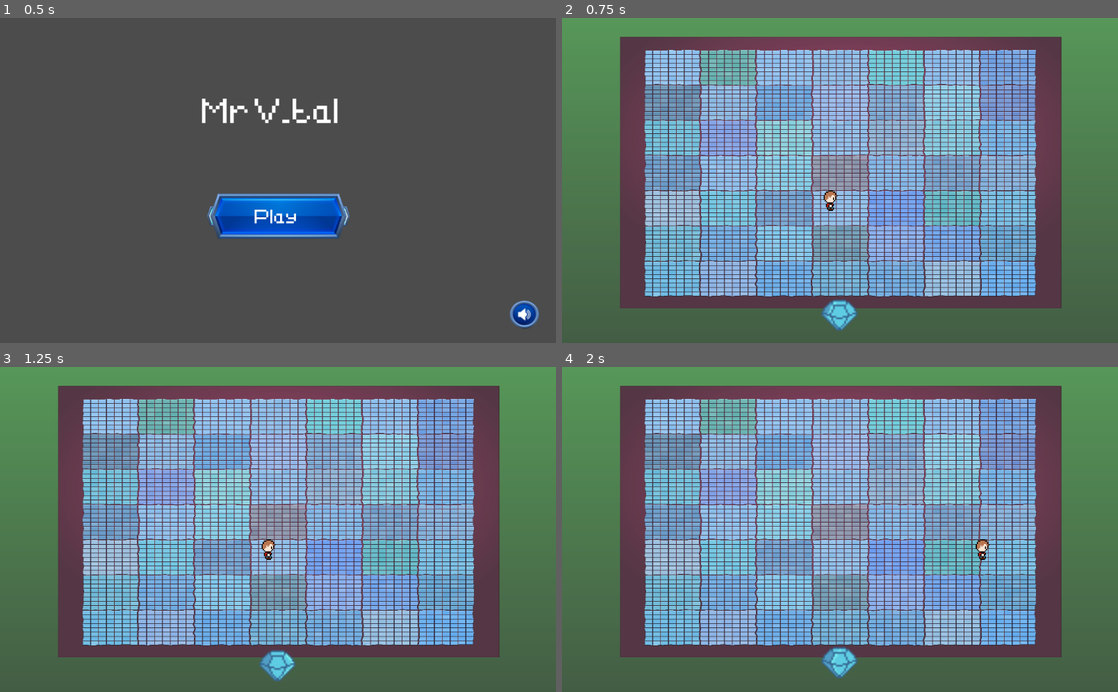
Above: before the commit, frames 1-4 (two rows, left to right).
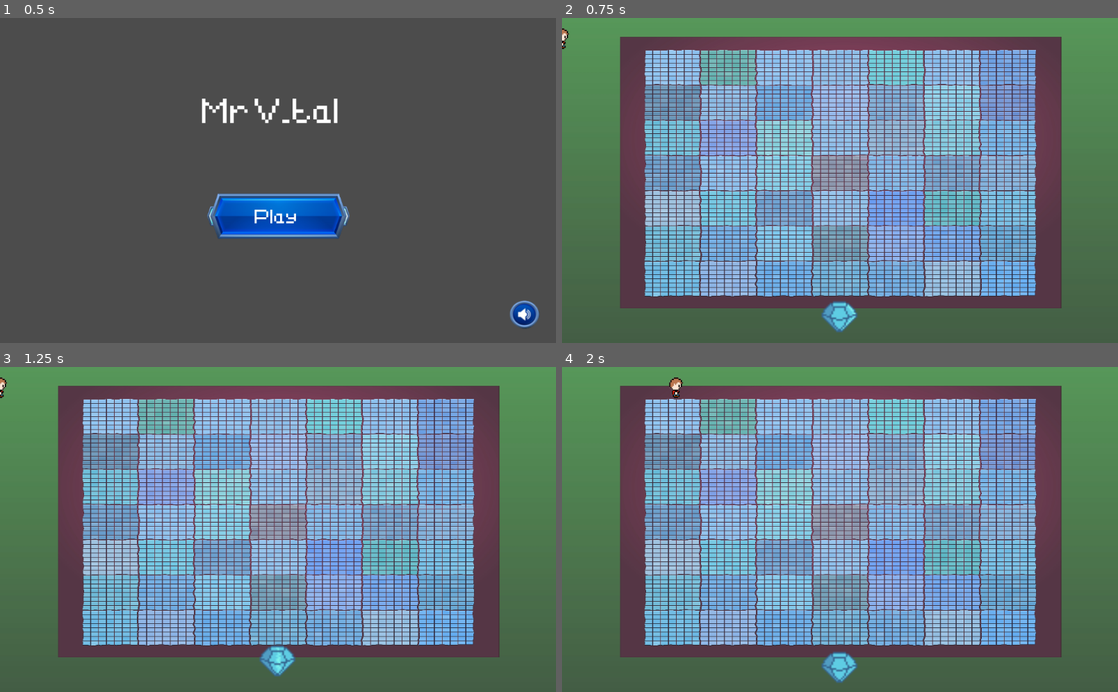
Above: after the commit, the same moments.

Repository: 2023M1T8-Inteli/grupo3
Game: Godot game, scene res://cenas/menu/Menu.tscn
The game is run twice, just before and just after one commit, with the same random seed, the same clock (stepped at 60 frames per second) and the same inputs. The engine's default icon, where the game draws it, is replaced by a stand-in: a white triangle on a blue panel in a dark square.
Inputs:
- Up to frame 1 (0.5 s): no input
- Up to frame 2 (0.75 s): click "Play" at 0.5 s
- Up to frame 3 (1.25 s): no input
- Up to frame 4 (2 s): hold Right (ui_right) from 1.28 s (still down)

Frame 1 is identical in both runs. In frame 2, 0.4% of the frame differs, in the area x 0-54%, y 3-97%; in frame 3, 0.6%; in frame 4, 0.6%, in the area x 19-77%, y 3-98%.

Commit message:
Adição da situação 1

Diff:
--- a/src/Projeto-MR.Vtal/Jogador.tscn
+++ b/src/Projeto-MR.Vtal/Jogador.tscn
@@ -35,18 +35,17 @@
 radius = 29.0
 height = 32.0
 
-[node name="Personagem" type="Node2D"]
+[node name="Personagem" type="KinematicBody2D"]
 script = ExtResource( 5 )
 
-[node name="Colisao" type="Area2D" parent="."]
-
-[node name="AnimatedSprite" type="AnimatedSprite" parent="Colisao"]
+[node name="Animacao" type="AnimatedSprite" parent="."]
 position = Vector2( -1.19209e-07, 4.76837e-07 )
 scale = Vector2( 0.413265, 0.431033 )
 frames = SubResource( 1 )
 animation = "direita"
+frame = 2
 
-[node name="CollisionShape2D" type="CollisionShape2D" parent="Colisao"]
+[node name="CollisionShape2D" type="CollisionShape2D" parent="."]
 pause_mode = 1
 position = Vector2( 0, -2.84217e-14 )
 scale = Vector2( 0.525178, 0.469394 )
--- /dev/null
+++ b/src/Projeto-MR.Vtal/Situação1.gd
@@ -0,0 +1,23 @@
+extends Area2D
+
+var dialogo = Global.falas['situacao1']
+var n = 1
+
+func _ready():
+	$CaixaDialogo/conversa.text = dialogo[0]
+
+func _on_Situao1_body_entered(body):
+	$Sprite/AnimationPlayer.play("Situacao1")
+	$Timer.start()
+
+func _on_Timer_timeout():
+	$Timer.queue_free()
+	$CaixaDialogo.show()
+
+func _on_Button_pressed():
+	if n == 3:
+		print('hey')
+		queue_free()
+	else:
+		$CaixaDialogo/conversa.text = dialogo[n]
+		n += 1
--- /dev/null
+++ b/src/Projeto-MR.Vtal/Situação1.tscn
@@ -0,0 +1,93 @@
+[gd_scene load_steps=9 format=2]
+
+[ext_resource path="res://Jogador.tscn" type="PackedScene" id=1]
+[ext_resource path="res://Situação1.gd" type="Script" id=2]
+[ext_resource path="res://icon.png" type="Texture" id=3]
+[ext_resource path="res://fontes/OldSchoolAdventures-42j9.ttf" type="DynamicFontData" id=4]
+
+[sub_resource type="RectangleShape2D" id=1]
+extents = Vector2( 17.5, 98.5 )
+
+[sub_resource type="Animation" id=2]
+length = 0.001
+tracks/0/type = "value"
+tracks/0/path = NodePath("Sprite:position")
+tracks/0/interp = 1
+tracks/0/loop_wrap = true
+tracks/0/imported = false
+tracks/0/enabled = true
+tracks/0/keys = {
+"times": PoolRealArray( 0 ),
+"transitions": PoolRealArray( 1 ),
+"update": 0,
+"values": [ Vector2( 771, 77 ) ]
+}
+
+[sub_resource type="Animation" id=3]
+resource_name = "Situacao1"
+tracks/0/type = "value"
+tracks/0/path = NodePath("Sprite:position")
+tracks/0/interp = 1
+tracks/0/loop_wrap = true
+tracks/0/imported = false
+tracks/0/enabled = true
+tracks/0/keys = {
+"times": PoolRealArray( 0, 1 ),
+"transitions": PoolRealArray( 1, 1 ),
+"update": 0,
+"values": [ Vector2( 771, 77 ), Vector2( 141, 71 ) ]
+}
+
+[sub_resource type="DynamicFont" id=4]
+size = 25
+font_data = ExtResource( 4 )
+
+[node name="Situação1" type="Area2D"]
+script = ExtResource( 2 )
+
+[node name="CollisionShape2D" type="CollisionShape2D" parent="."]
+position = Vector2( 77, 106 )
+shape = SubResource( 1 )
+
+[node name="Sprite" type="Sprite" parent="."]
+position = Vector2( 771, 77 )
+texture = ExtResource( 3 )
+
+[node name="AnimationPlayer" type="AnimationPlayer" parent="Sprite"]
+root_node = NodePath("../..")
+anims/RESET = SubResource( 2 )
+anims/Situacao1 = SubResource( 3 )
+
+[node name="Timer" type="Timer" parent="."]
+
+[node name="Personagem" parent="." instance=ExtResource( 1 )]
+
+[node name="CaixaDialogo" type="ColorRect" parent="."]
+visible = false
+margin_left = 2.0
+margin_top = 459.0
+margin_right = 1023.0
+margin_bottom = 597.0
+
+[node name="conversa" type="Label" parent="CaixaDialogo"]
+modulate = Color( 0, 0, 0, 1 )
+margin_left = 2.0
+margin_top = 1.0
+margin_right = 1019.0
+margin_bottom = 137.0
+custom_fonts/font = SubResource( 4 )
+text = "adsdasdaksdasopcascoasidj"
+autowrap = true
+
+[node name="Button" type="TextureButton" parent="CaixaDialogo"]
+margin_left = 939.0
+margin_top = 72.0
+margin_right = 1016.0
+margin_bottom = 134.0
+texture_normal = ExtResource( 3 )
+expand = true
+
+[connection signal="body_entered" from="." to="." method="_on_Situao1_body_entered"]
+[connection signal="body_entered" from="." to="Personagem" method="_on_Situao1_body_entered"]
+[connection signal="timeout" from="Timer" to="." method="_on_Timer_timeout"]
+[connection signal="pressed" from="CaixaDialogo/Button" to="." method="_on_Button_pressed"]
--- a/src/Projeto-MR.Vtal/cenas/mapa_principal/mapa_principal.tscn
+++ b/src/Projeto-MR.Vtal/cenas/mapa_principal/mapa_principal.tscn
@@ -3,11 +3,13 @@
 [ext_resource path="res://imagens/mapa_principal/mapa-vtal-2.0.png" type="Texture" id=1]
 [ext_resource path="res://Jogador.tscn" type="PackedScene" id=2]
 [ext_resource path="res://cenas/mapa_principal/mapa_principal.gd" type="Script" id=3]
-[ext_resource path="res://icon.png" type="Texture" id=4]
 [ext_resource path="res://imagens/mapa_principal/postes_2.0.png" type="Texture" id=5]
 
 [sub_resource type="RectangleShape2D" id=1]
-extents = Vector2( 56, 58 )
+extents = Vector2( 57.75, 86 )
+
+[sub_resource type="RectangleShape2D" id=2]
+extents = Vector2( 191.75, 78 )
 
 [node name="Node2D" type="Node2D"]
 script = ExtResource( 3 )
@@ -21,33 +23,22 @@
 
 [node name="Personagem" parent="." instance=ExtResource( 2 )]
 pause_mode = 1
+position = Vector2( 131, 187 )
 scale = Vector2( 1.0537, 1 )
 
 [node name="Camera2D" type="Camera2D" parent="Personagem"]
-position = Vector2( 512, 300 )
 current = true
-
-[node name="StaticBody2D" type="StaticBody2D" parent="."]
-
-[node name="Area2D" type="Area2D" parent="StaticBody2D"]
-position = Vector2( 802, 22 )
-input_pickable = false
-gravity = 0.0
-
-[node name="Sprite" type="Sprite" parent="StaticBody2D/Area2D"]
-position = Vector2( -360, 173 )
-scale = Vector2( 1.79687, 1.79687 )
-texture = ExtResource( 4 )
-
-[node name="CollisionShape2D" type="CollisionShape2D" parent="StaticBody2D/Area2D"]
-position = Vector2( -359, 172 )
-shape = SubResource( 1 )
 
 [node name="Sprite" type="Sprite" parent="."]
 position = Vector2( 128, 34 )
 texture = ExtResource( 5 )
 
-[connection signal="area_entered" from="StaticBody2D/Area2D" to="." method="_on_Area2D_area_entered"]
-[connection signal="area_shape_entered" from="StaticBody2D/Area2D" to="." method="_on_Area2D_area_shape_entered"]
-[connection signal="body_entered" from="StaticBody2D/Area2D" to="." method="_on_Area2D_body_entered"]
-[connection signal="body_shape_entered" from="StaticBody2D/Area2D" to="." method="_on_Area2D_body_shape_entered"]
+[node name="StaticBody2D" type="StaticBody2D" parent="."]
+
+[node name="CollisionShape2D" type="CollisionShape2D" parent="StaticBody2D"]
+position = Vector2( 25.25, 77 )
+shape = SubResource( 1 )
+
+[node name="CollisionShape2D2" type="CollisionShape2D" parent="StaticBody2D"]
+position = Vector2( 413.25, 626 )
+shape = SubResource( 2 )
--- a/src/Projeto-MR.Vtal/cenas/tutorial/tutorial.tscn
+++ b/src/Projeto-MR.Vtal/cenas/tutorial/tutorial.tscn
@@ -83,7 +83,7 @@
 position = Vector2( -0.271179, 1.62711 )
 scale = Vector2( 0.804555, 0.804555 )
 frames = SubResource( 10 )
-frame = 6
+frame = 1
 playing = true
 
 [node name="CanvasLayer" type="CanvasLayer" parent="."]
@@ -113,7 +113,7 @@
 position = Vector2( 70, -26 )
 scale = Vector2( 4.77295, 4.77295 )
 frames = SubResource( 10 )
-frame = 6
+frame = 1
 playing = true
 
 [node name="TextureButton" type="TextureButton" parent="dialogo"]
@@ -125,5 +125,6 @@
 expand = true
 
 [connection signal="area_entered" from="Diamante" to="." method="_on_diamond_area_entered"]
-[connection signal="area_entered" from="Diamante" to="Personagem" method="_on_diamond_area_entered"]
+[connection signal="body_entered" from="Diamante" to="." method="_on_Diamante_body_entered"]
+[connection signal="body_entered" from="Diamante" to="Personagem" method="_on_Diamante_body_entered"]
 [connection signal="pressed" from="dialogo/TextureButton" to="." method="_on_TextureButton_pressed"]
--- a/src/Projeto-MR.Vtal/global.gd
+++ b/src/Projeto-MR.Vtal/global.gd
@@ -12,15 +12,17 @@
 		0: 'Use as setas no canto inferior esquerdo para se movimentar pelo mapa!',
 		1: 'Clique no botão “X” para abrir o minimapa. Ele irá mostrar sua localização na cidade e seu próximo destino',
 		2: 'No canto da tela, você pode clicar no botão “Y” para ligar ou desligar o som do jogo.'
+	},
+	'situacao1': {
+		0: "Boa tarde, meu nome é Robert e eu trabalho na Claro, vi que você trabalha na V.tal para qual empresa você está indo instalar a fibra?",
+		1: "Estou indo instalar da Tim",
+		2: "Eu te pago uma grana se você instalar essa fibra da minha empresa"
 	}
 }
 
 var controle_tela = true
 
-var speed = 400
+var speed = 300
 # Called when the node enters the scene tree for the first time.
 func _ready():
 	pass # Replace with function body.
-
-func velocity():
-	controle_tela = false
--- a/src/Projeto-MR.Vtal/scripts/diálogo/DiálogoFabricio.gd
+++ b/src/Projeto-MR.Vtal/scripts/diálogo/DiálogoFabricio.gd
@@ -8,10 +8,8 @@
 #ao iniciar define o texto com base no indice do dicionario
 func _on_pular_pressed():
 	if n == 5:
-		Global.velocity()
 		queue_free()
 		get_tree().change_scene("res://cenas/mapa_principal/mapa_principal.tscn")#muda de cena após acabar o diálogo
-
 	else:
 		$texto.text = dialogo[n]  #muda o texto de acordo com a seção do dicionario definido nas variaveis globais
 		n += 1
--- a/src/Projeto-MR.Vtal/scripts/player/Jogador.gd
+++ b/src/Projeto-MR.Vtal/scripts/player/Jogador.gd
@@ -1,4 +1,4 @@
-extends Node2D
+extends KinematicBody2D
 
 var speed = Global.speed
 
@@ -7,46 +7,58 @@
 var screen_size #variável pra definir o tamanho da tela
 var control = true
 var controle_tela = Global.controle_tela
+var vidas = 100
+var tesouro = 0
+var interactDist = 80
+var vel = Vector2.ZERO
+var facingDir = Vector2()
+onready var raycast = $RayCast2D
 
 func _ready() -> void:
 	screen_size = get_viewport_rect().size #Define o tamanho da tela
-	$Colisao.position.x = 500
-	$Colisao.position.y = 300
+#	$Colisao.position.x = 500
+#	$Colisao.position.y = 300
 
-func _process(delta:float) -> void: #Define os controles do jogo
+func _physics_process(delta): #Define os controles do jogo
 	if control == true:
 		var velocity = Vector2.ZERO  #define a velocidade como uma variável de vetor
-		if Input.is_action_pressed('ui_right'): #caso aperte o botão pra cima, soma 1 na velocidade horizontal
-			velocity.x += 1
-		if Input.is_action_pressed("ui_left"): #caso aperte o botão pra esquerda, subtrai 1 na velocidade horizontal
-			velocity.x -= 1
-		if Input.is_action_pressed("ui_up"): #caso aperte o botão pra cima, subtrai 1 na velocidade vertical
-			velocity.y -= 1
-		if Input.is_action_pressed('ui_down'): #caso perte o botão pra baixo, soma 1 na velocidade vertical
-			velocity.y += 1
-		if velocity.length() > 0: #Aplica a animação do personagem ao andar
-			velocity = velocity.normalized() * speed
-			$Colisao/AnimatedSprite.play()
+		vel = Vector2.ZERO
+		if Input.is_action_pressed('ui_up'):
+			vel.y-= 1
+			facingDir = Vector2(0,-1)
+		if Input.is_action_pressed("ui_down"):
+			vel.y += 1
+			facingDir = Vector2(0,1)
+		if Input.is_action_pressed("ui_left"):
+			vel.x -= 1
+			facingDir = Vector2(-1,0)
+		if Input.is_action_pressed("ui_right"):
+			vel.x += 1
+			facingDir = Vector2(1,0)
+		move_and_slide(vel * speed, Vector2.ZERO)
+		if vel.x != 0:
+			$Animacao.play()
+			$Animacao.animation = 'direita'
+			$Animacao.flip_v = false
+			$Animacao.flip_h = vel.x < 0
+		elif vel.y != 0:
+			$Animacao.play()
+			if vel.y < 0:
+				$Animacao.animation = 'cima'
+			elif vel.y == 1:
+				$Animacao.animation = 'baixo'
 		else:
-			$Colisao/AnimatedSprite.stop()
-		#Configura as animações de acordo com a direção do personagem
-		if velocity.x != 0:
-			$Colisao/AnimatedSprite.animation = 'direita'
-			$Colisao/AnimatedSprite.flip_v = false
-			$Colisao/AnimatedSprite.flip_h = velocity.x < 0
-		elif velocity.y != 0:
-			if velocity.y < 0:
-				$Colisao/AnimatedSprite.animation = 'cima'
-			elif velocity.y > 1:
-				$Colisao/AnimatedSprite.animation = 'baixo'
+			$Animacao.stop()
+	if controle_tela == true:
+		position.x = clamp(position.x, 0, screen_size.x) #Define o limite horizontal da tela
+		position.y = clamp(position.y, 0, screen_size.y) #Define o limite vertical da tela
 
-		position += velocity * delta #Atualiza a posição de acordo com a movimentação
-		if controle_tela == true:
-			position.x = clamp(position.x, -500, screen_size.x - 500) #Define o limite horizontal da tela
-			position.y = clamp(position.y, -300, screen_size.y - 300) #Define o limite vertical da tela
-
-func _on_diamond_area_entered(area):
+func _on_Diamante_body_entered(body):
 	speed = 0
 	control = false
-	emit_signal("hit")
-	$Colisao/AnimatedSprite.stop()
+	$Animacao.stop()
+	controle_tela == false
+
+func _on_Situao1_body_entered(body):
+	control = false
+	$Animacao.stop()
--- a/src/Projeto-MR.Vtal/scripts/tutorial/tutorial.gd
+++ b/src/Projeto-MR.Vtal/scripts/tutorial/tutorial.gd
@@ -7,14 +7,14 @@
 	$dialogo.hide()
 	$dialogo/diamante2.hide()
 
-func _on_diamond_area_entered(area):
-	$dialogo.show()
-	$dialogo/diamante2.show()
-	$dialogo/texto.text = falas_diamante[0]
-#ao entrar no colisionshape do diamante ele  mostra o dialogo com o diamante(tutorial)
 func _on_TextureButton_pressed():
 	if n == 3:				 #se o índice do dicionario for 3 ele muda de cena, pois não há este indice nele
 		get_tree().change_scene("res://cenas/DiálogoFabricio.tscn")
 	else:  					#ao clicar no botão ele atualiza o dialogo(passa para as proximas falas)
 		$dialogo/texto.text = falas_diamante[n]
 		n += 1
+
+func _on_Diamante_body_entered(body):
+	$dialogo.show()
+	$dialogo/diamante2.show()
+	$dialogo/texto.text = falas_diamante[0]
